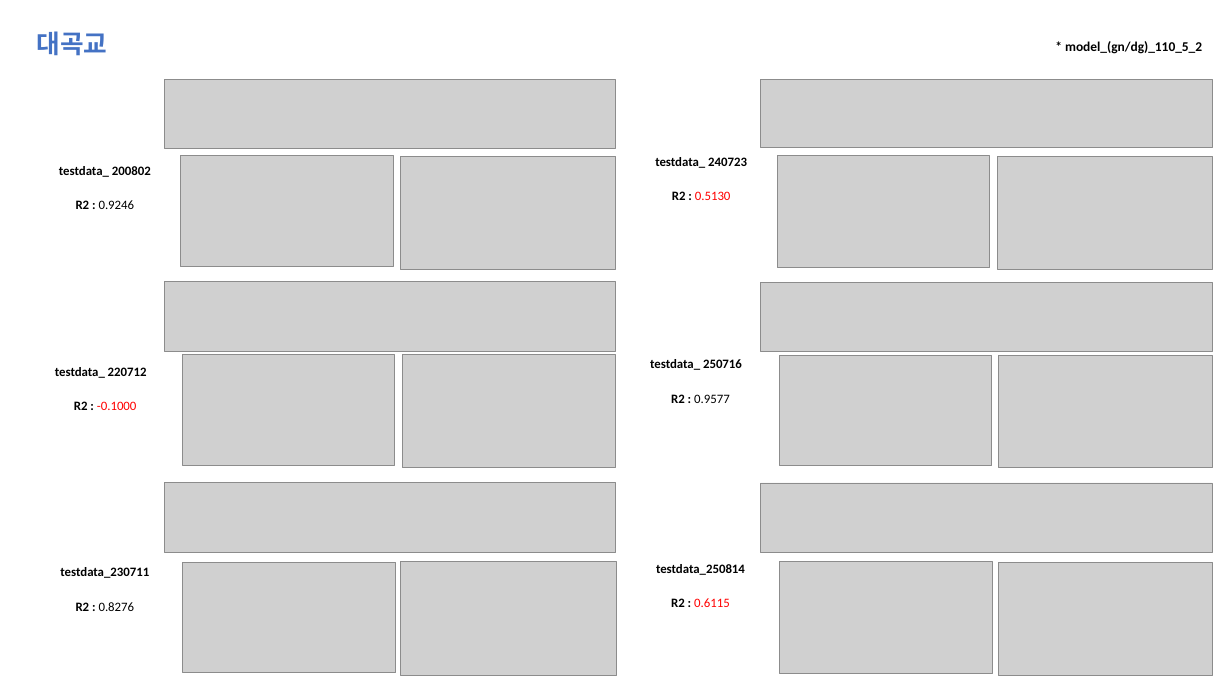
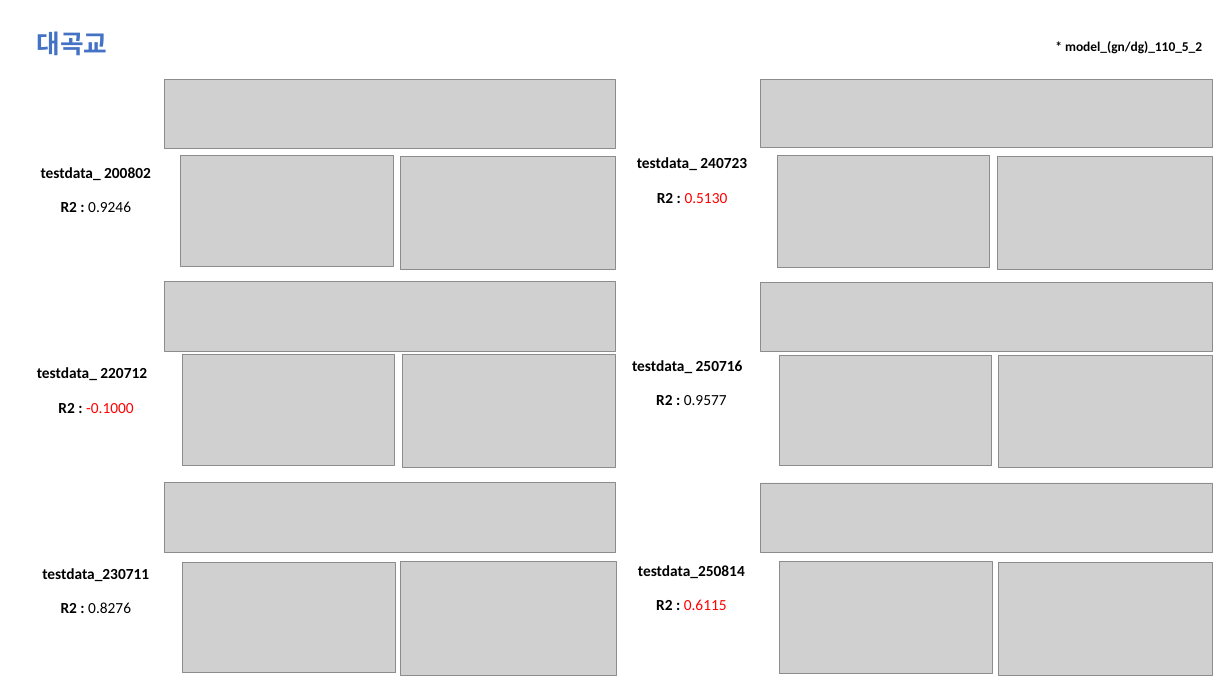
Before and after one commit to JEONGMIN0000/TrainDataCreater_LSTM, a slide deck: slide 17 of ParallelLSTM/result/Parallel LSTM 결과 보고.pptx. Drawn at 1232x693 pixels with LibreOffice and Linux fonts; fonts in the diff are those of the drawing; grey boxes stand for pictures. Boxes give left, top, right and bottom in pixels: in the first picture for what was removed or moved away, otherwise in the second. Text is boxed around its words. In the diff, an @@ line names an element or a change of style, - is before the commit and + after.

```diff
--- a/ParallelLSTM/result/Parallel LSTM 결과 보고.pptx
+++ b/ParallelLSTM/result/Parallel LSTM 결과 보고.pptx
@@ text "testdata_ 240723": place and size @@
-text "testdata_ 240723" at (655, 157, 747, 168)
+text "testdata_ 240723" at (637, 157, 747, 170)
@@ text "testdata_ 200802": place and size @@
-text "testdata_ 200802" at (59, 166, 151, 177)
+text "testdata_ 200802" at (41, 167, 151, 180)
@@ text "R2 : 0.9246": place and size @@
-text "R2 : 0.9246" at (76, 200, 135, 209)
+text "R2 : 0.9246" at (61, 201, 131, 212)
@@ size 10 to 12 pt in 12 elements at (42, 568, 149, 581), (41, 167, 151, 180), (61, 201, 131, 212), (61, 602, 131, 613), (37, 367, 147, 380), (632, 360, 743, 373), (656, 599, 727, 610), (638, 565, 745, 578), (637, 157, 747, 170), (656, 395, 727, 405), (58, 403, 134, 413), (657, 193, 728, 203) @@
@@ text "R2 : 0.5130": place and size @@
-text "R2 : 0.5130" at (672, 191, 731, 200)
+text "R2 : 0.5130" at (657, 193, 728, 203)
@@ text "testdata_ 220712": place and size @@
-text "testdata_ 220712" at (55, 367, 147, 378)
+text "testdata_ 220712" at (37, 367, 147, 380)
@@ text "testdata_ 250716": place and size @@
-text "testdata_ 250716" at (650, 359, 742, 370)
+text "testdata_ 250716" at (632, 360, 743, 373)
@@ text "R2 : 0.9577": place and size @@
-text "R2 : 0.9577" at (671, 394, 730, 403)
+text "R2 : 0.9577" at (656, 395, 727, 405)
@@ text "R2 : -0.1000": place and size @@
-text "R2 : -0.1000" at (74, 401, 137, 410)
+text "R2 : -0.1000" at (58, 403, 134, 413)
@@ text "testdata_230711": place and size @@
-text "testdata_230711" at (60, 567, 149, 578)
+text "testdata_230711" at (42, 568, 149, 581)
@@ text "testdata_250814": place and size @@
-text "testdata_250814" at (656, 564, 745, 575)
+text "testdata_250814" at (638, 565, 745, 578)
@@ text "R2 : 0.8276": place and size @@
-text "R2 : 0.8276" at (76, 602, 135, 611)
+text "R2 : 0.8276" at (61, 602, 131, 613)
@@ text "R2 : 0.6115": place and size @@
-text "R2 : 0.6115" at (671, 598, 730, 607)
+text "R2 : 0.6115" at (656, 599, 727, 610)
```
Also in this commit, not shown: 19 other slides changed, 1 other file.
